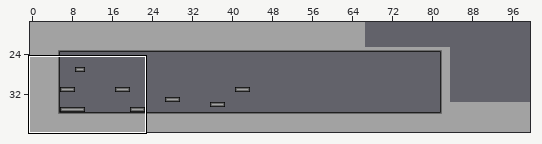
Tiled map: Maps/testMap.tmx. The first picture is a wide view before the edit; the outline marks the close-up.
Close-up. Before:
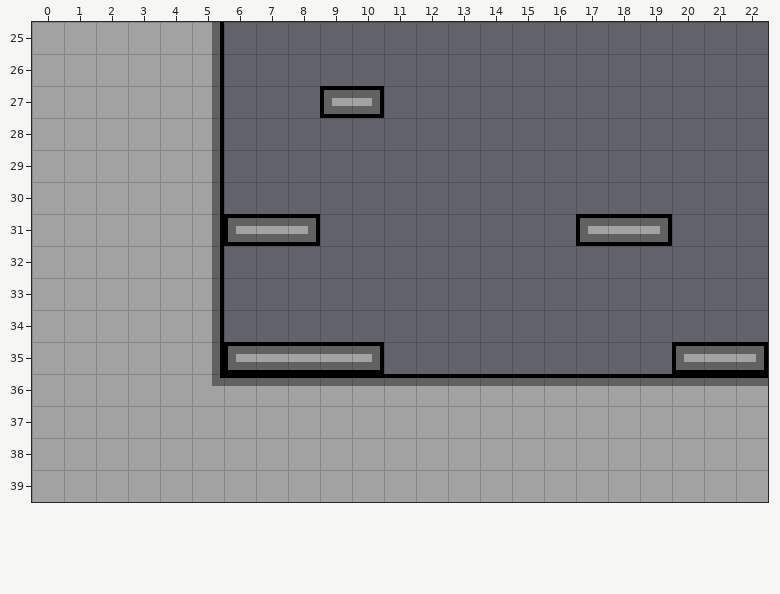
Cells are 32x32 px. Shown: x 0..22, y 25..39.
New version:
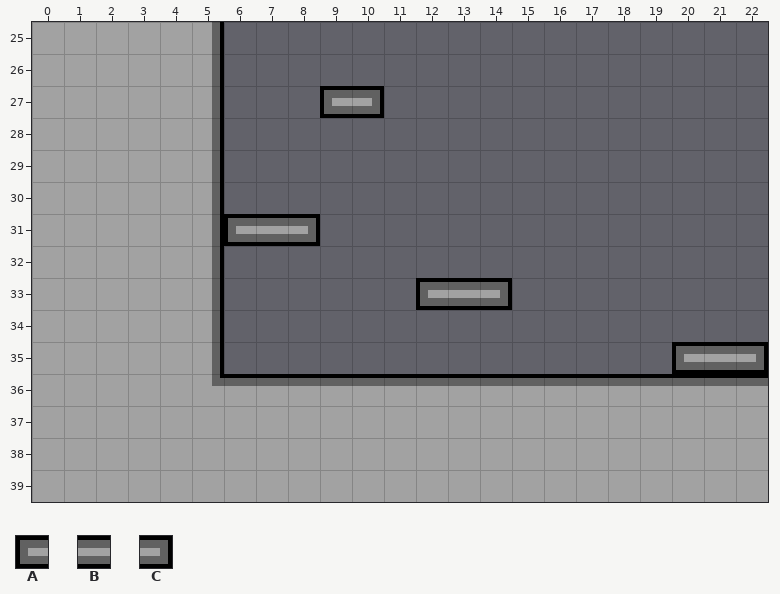
Key: from "testTileSet": A 19, B 20, C 22.
_ is an empty cell, . an unchanged one.
Difference:
--- layer "Tiles"
@@ x 17..19 @@
-31 ABC
+31 ___
@@ x 12..14 @@
-33 ___
+33 ABC
@@ x 6..10 @@
-35 ABBBC
+35 _____
Pixel boxes of the changes (left, top, right, bottom) in both close-ups:
removed: (576, 214, 672, 246)
added: (416, 278, 512, 310)
removed: (224, 342, 384, 374)
